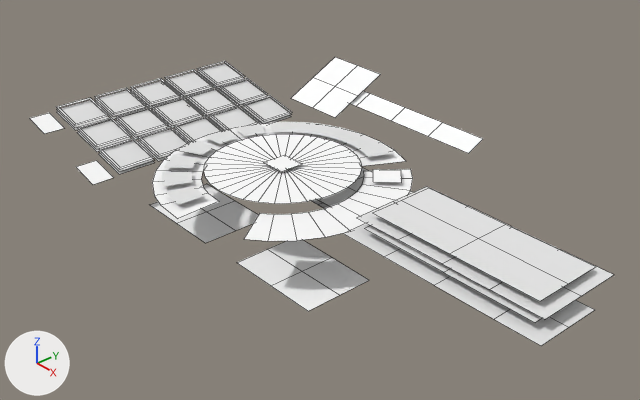
The Blender file raw_assets/ui.blend, before and after one commit.
Both versions are drawn from a 50 mm lens placed at (0.394, -0.313, 0.253), pointed at (0.027, 0.007, -0.01). Every picture has the same lights, and +X, +Y and +Z are marked at lower left. Mesh edges are drawn as thin lines on the coarser meshes.

In view in the first picture: 'brightness', 'brightnesscursor', 'brush11', 'brush14', 'clear', 'colorsbg', 'currentcolor', 'hue', 'msg_error', 'msg_save', 'save', 'size', 'sizebg'.
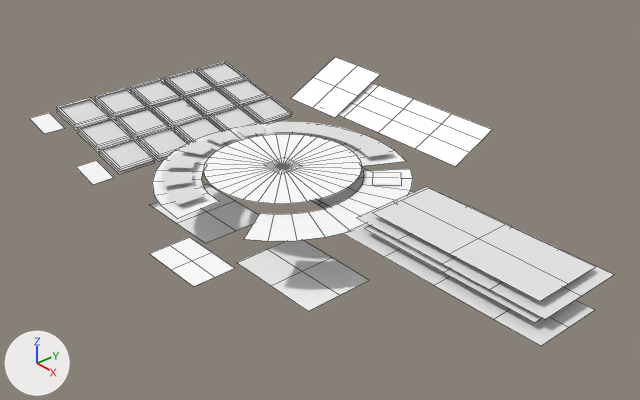
What differs and where, as boxes (x1, y1, x2, y2) in the pictures (640 x 400 px):
'sizebg', reshaped (15% wider, 33% taller)
    before: (350, 91, 483, 153)
    after: (339, 83, 492, 166)
'copy', added
    after: (150, 237, 235, 287)
'brightnesscursor', mesh moved
    before: (373, 169, 402, 183)
    after: (373, 172, 402, 185)

The change, as a diff of the scene's bpy script:
```diff
--- a/raw_assets/ui.blend.py
+++ b/raw_assets/ui.blend.py
@@ me_brightnesscursor @@
 me_brightnesscursor.from_pydata(...)  # 4 vertices, 1 face; spans x 0.0358..0.0608, y 0.0322..0.0572, z 0.0025
 # used by ob_brightnesscursor; location = (0.0, 0.0, 0.0)
+# me_brightnesscursor part 1: the whole mesh is moved by (0.0, 0.0, -0.0018)
 me_brightnesscursor.materials.append(mat_mat_ui)
@@ me_sizebg @@
 # used by ob_sizebg; location = (0.0, 0.0, 0.0)
-me_sizebg.from_pydata(...)  # 10 vertices, 4 faces; spans x -0.0698..0.0698, y 0.0961..0.1097, z 0.0096..0.0159
+me_sizebg.from_pydata(...)  # 20 vertices, 12 faces; spans x -0.0698..0.0698, y 0.0841..0.1182, z 0.0043..0.02
+# me_sizebg part 2: the whole mesh is rebuilt
 me_sizebg.materials.append(mat_mat_ui)
@@ me_copy @@
+me_copy.from_pydata([(-0.0218, -0.0134, 0.0), (0.0, -0.0134, 0.0), (0.0218, -0.0134, 0.0), (-0.0218, 0.0, 0.0), (0.0, 0.0, 0.0), (0.0218, 0.0, 0.0), (-0.0218, 0.0134, 0.0), (0.0, 0.0134, 0.0), (0.0218, 0.0134, 0.0)], [], [(0, 1, 4, 3), (1, 2, 5, 4), (3, 4, 7, 6), (4, 5, 8, 7)])
+me_copy.materials.append(mat_mat_ui)  # its picture is missing
@@ ob_copy @@
+ob_copy = bpy.data.objects.new('copy', me_copy)
+ob_copy.location = (0.0364, -0.0943, -0.0079)
```
